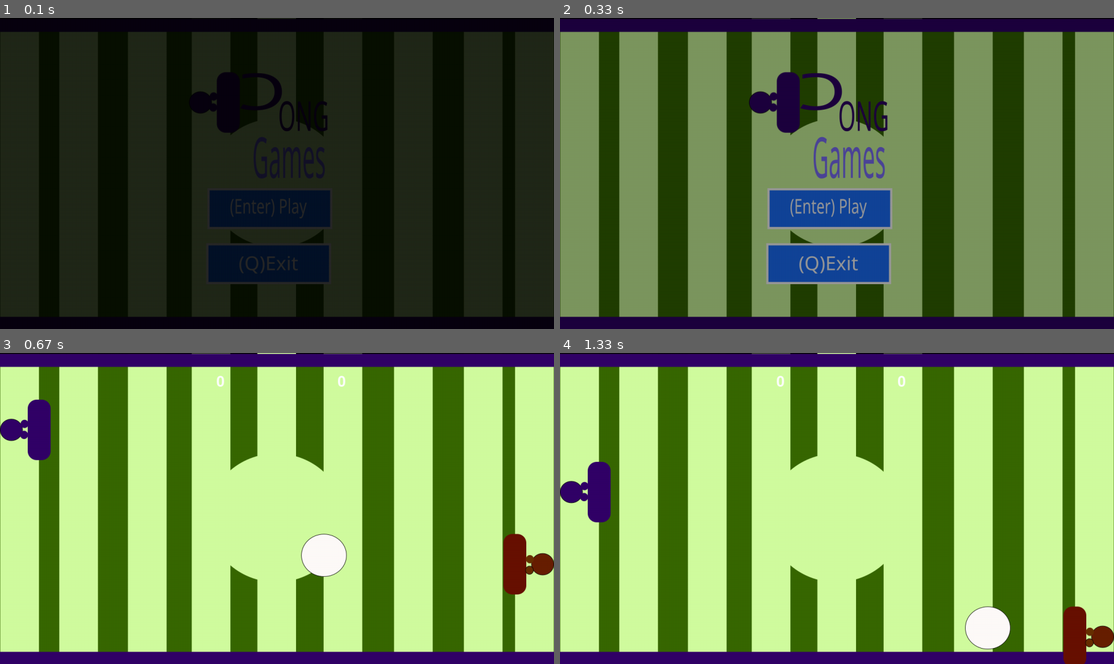
Above: before the commit, frames 1-4 (two rows, left to right).
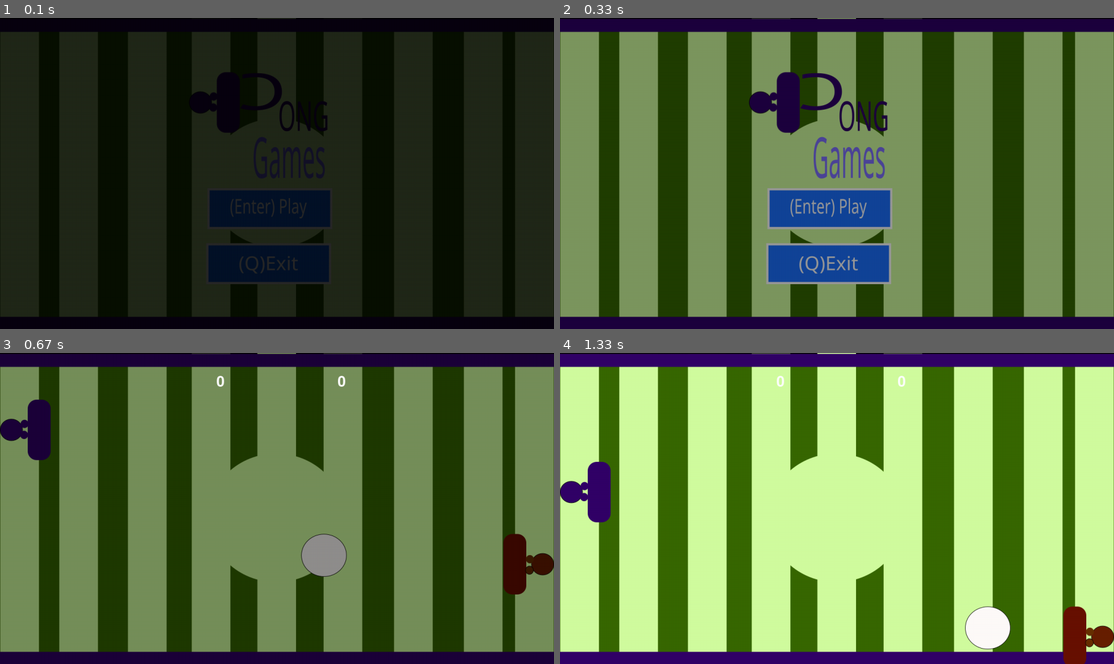
Above: after the commit, the same moments.

Repository: FrugoniMatheus/pygames-learn
Game: pygame game, started from soccer/main.py
Two runs of this game, one before a commit and one after it. Both use one fixed random seed, a clock stepped at 60 frames per second and the inputs below.
Inputs:
- Up to frame 1 (0.1 s): no input
- Up to frame 2 (0.33 s): no input
- Up to frame 3 (0.67 s): tap Enter at 0.33 s
- Up to frame 4 (1.33 s): hold D 0.67-1.13 s; hold W from 1.17 s (still down)

Frames 1-2 are identical in both runs. In frame 3, 100% of the frame differs, in the area x 0-100%, y 0-100%; in frame 4, nothing differs.

Commit message:
Organizing variables, files and folders

Diff:
--- a/soccer/classGame.py
+++ b/soccer/classGame.py
@@ -25,8 +25,9 @@
         elif self.rect.y >= 720 - self.rect.height:
             self.rect.y = 720 - self.rect.height
 
-    def placarDraw(self, display, argsViewPlacar):
-        display.blit(self.placar, argsViewPlacar)
+    def reset(self):
+        self.rect.y = 0
+        self.score = 0
 
     def addPoint(self):
         self.score += 1
@@ -52,3 +53,19 @@
     def reset(self):
         self.rect.center = self.start_pos
         self.dir_x *= -1
+
+
+class ImageFade(GameObject):
+    def __init__(self, resolution):
+        self.img = pygame.Surface(resolution).convert_alpha()
+        self.img.fill('black')
+        self.rect = self.img.get_rect()
+        self.alpha = 255
+
+    def fadeAlpha(self):
+        if self.alpha >= 0:
+            self.alpha -= 8
+            self.img.set_alpha(self.alpha)
+
+    def reset(self):
+        self.alpha = 255
--- a/soccer/main.py
+++ b/soccer/main.py
@@ -1,37 +1,30 @@
 import pygame
-from classGame import GameObject, Player, Ball
+from classGame import GameObject, Player, Ball,ImageFade
+import resources
 
 pygame.init()
+display = pygame.display.set_mode(resources.RESOLUTION_GAME)
+
 pygame.font.init()
-
-fps = pygame.time.Clock()
-hit = pygame.mixer.Sound("assets/pong.wav")
-start = pygame.mixer.Sound("assets/start.wav")
-music_game = pygame.mixer.Sound("assets/music.ogg")
 font = pygame.font.Font(None, 50)
 
-display = pygame.display.set_mode((1280, 720))
+menu = GameObject(resources.IMG_MENU)
+campo = GameObject(resources.IMG_BG)
+gameOver = GameObject(resources.IMG_GAMEOVER)
 
-fade_img = pygame.Surface((1280,720)).convert_alpha()
-#Imagem transparente
-fade = fade_img.get_rect()
-fade_img.fill("black")
-fade_alpha = 255
-
-
-menu = GameObject("assets/menu.png")
-campo = GameObject("assets/bg.png")
-gameOver = GameObject("assets/go.png")
-
-player1 = Player("assets/player1.png")
-player2 = Player("assets/player2.png", right=1280)
+player1 = Player(resources.IMG_PLAYER1)
+player2 = Player(resources.IMG_PLAYER2, right=1280)
 
 placar_player1 = font.render(str(player1.score), True, "white")
 placar_player2 = font.render(str(player2.score), True, "white")
 
-ball = Ball("assets/ball.png",center=(1280/2, 720/2) )
+ball = Ball(resources.IMG_BALL,center=(1280/2, 720/2) )
 
-music_game.play(-1)
+fade = ImageFade(resources.RESOLUTION_GAME)
+
+objects_draws = [campo, ball, player1, player2, fade]
+
+resources.GAME_SOUND.play(-1)
 cena = 1
 loop = True
 while loop:
@@ -39,9 +32,7 @@
     match cena:
         case 1:
 
-            if fade_alpha >= 0:
-                fade_alpha -= 8
-                fade_img.set_alpha(fade_alpha)
+            fade.fadeAlpha()
 
             for event in pygame.event.get():
                     if event.type == pygame.QUIT:
@@ -49,17 +40,18 @@
                     if event.type == pygame.KEYDOWN:
                             if event.key == pygame.K_RETURN:
                                  cena = 2
-                                 start.play()
-                                 fade_alpha = 255
+                                 resources.START_SOUND.play()
+                                 fade.reset()
                             if event.key == pygame.K_q:
                                  loop = False
 
             display.fill((0,0,0))
             menu.draw(display)
-            display.blit(fade_img, fade)
+            fade.draw(display)
 
         case 2:
 
+            fade.fadeAlpha()
             player1.move()
             player2.move()
             ball.move()
@@ -82,7 +74,7 @@
 
             if ball.rect.colliderect(player1.rect) or ball.rect.colliderect(player2.rect):
                 ball.bounce_x()
-                hit.play()
+                resources.HIT_SOUND.play()
 
             if ball.rect.x <= 0:
                 player2.addPoint()
@@ -95,44 +87,36 @@
 
             if player2.score >= 3:
                 cena = 3
-                fade_alpha = 255
+                fade.reset()
 
             display.fill((0,0,0))
 
-            campo.draw(display)
-            ball.draw(display)
+            for obj in objects_draws:
+                 obj.draw(display)
 
             display.blit(placar_player1, (500,50))
-            player1.draw(display)
-
             display.blit(placar_player2, (780,50))
-            player2.draw(display)
 
         case 3:
 
-            if fade_alpha >= 0:
-                fade_alpha -= 8
-                fade_img.set_alpha(fade_alpha)
+            fade.fadeAlpha()
 
             for event in pygame.event.get():
                 if event.type == pygame.QUIT:
                     loop = False
                 if event.type == pygame.KEYDOWN:
                     if event.key == pygame.K_RETURN:
-                            player1.score = 0
+                            player1.reset()
                             placar_player1 = font.render(str(player1.score), True, "white")
-                            player2.score = 0
+                            player2.reset()
                             placar_player2 = font.render(str(player2.score), True, "white")
-                            player1.y = 0
-                            player2.y = 0
-                            ball.x = 640
-                            ball.y = 320
+                            ball.reset()
+                            fade.reset()
                             cena = 1
-                            fade_alpha = 255
 
             display.fill((0,0,0))
             gameOver.draw(display)
-            display.blit(fade_img, fade)
+            fade.draw(display)
 
-    fps.tick(60)
+    resources.FPS.tick(60)
     pygame.display.flip()
--- /dev/null
+++ b/soccer/resources.py
@@ -0,0 +1,22 @@
+import pygame
+
+pygame.init()
+
+# Sounds
+HIT_SOUND = pygame.mixer.Sound("assets/sounds/pong.wav")
+START_SOUND = pygame.mixer.Sound("assets/sounds/start.wav")
+GAME_SOUND = pygame.mixer.Sound("assets/sounds/music.ogg")
+
+# Images
+IMG_MENU = "assets/imgs/menu.png"
+IMG_BG = "assets/imgs/bg.png"
+IMG_GAMEOVER = "assets/imgs/go.png"
+IMG_PLAYER1 = "assets/imgs/player1.png"
+IMG_PLAYER2 = "assets/imgs/player2.png"
+IMG_BALL = "assets/imgs/ball.png"
+
+# Resolution
+RESOLUTION_GAME = (1280,720)
+
+# FPS
+FPS = pygame.time.Clock()
Renamed: soccer/assets/ball.png -> soccer/assets/imgs/ball.png
Renamed: soccer/assets/bg.png -> soccer/assets/imgs/bg.png
Renamed: soccer/assets/go.png -> soccer/assets/imgs/go.png
Renamed: soccer/assets/menu.png -> soccer/assets/imgs/menu.png
Renamed: soccer/assets/player1.png -> soccer/assets/imgs/player1.png
Renamed: soccer/assets/player2.png -> soccer/assets/imgs/player2.png
Not shown, added: soccer/assets/sounds/music.ogg
Not shown, added: soccer/assets/sounds/pong.wav
Not shown, added: soccer/assets/sounds/start.wav
